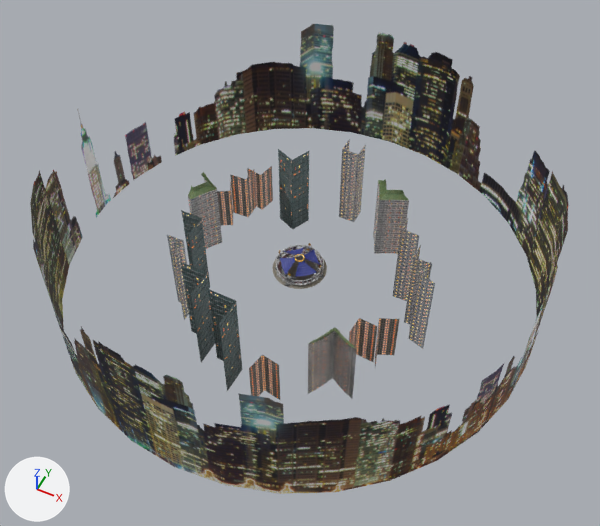
An edit to the FBX model Assets/Meshes/DestructionDerby/DestructionDerby_Arena_MAP.fbx, drawn before and after from the same camera.
One viewpoint serves both versions: a 50 mm camera at (482.0, -962.0, 1217.0) aimed at (18.0, -35.0, 58.0). Every picture has the same lights, and +X, +Y and +Z are marked at lower left. Where no turn or scale is listed for an object, it has been applied to the vertices.

In view in the first picture: 'Building1Group', 'Building1Group2', 'Building1Group3', 'Building1Group4', 'Building1Group5', 'Building1Group6', 'Building2Group', 'Building2Group.001', 'Building2Group2', 'Building2Group3', 'Building2Group4', 'Building3Group', 'Building3Group1', 'Building3Group2', 'Building4Group', 'Building4Group2', 'Building4Group3', 'Building4Group4', 'OutterCityBackground'.
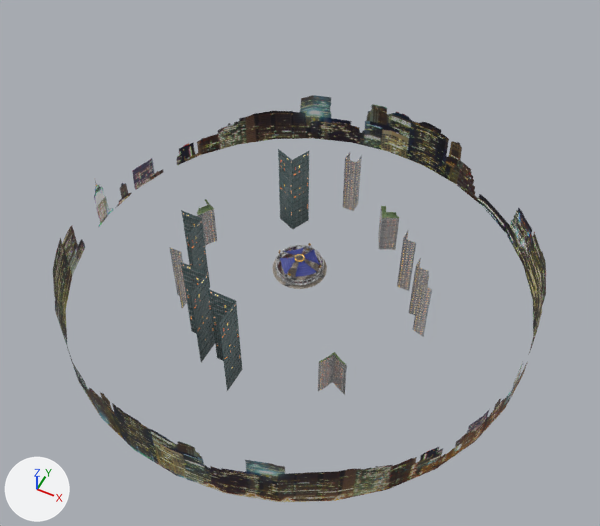
Where the change shows, as pixel boxes (x1, y1, x2, y2) in the pictures (600 x 526 px):
'OutterCityBackground', moved, rescaled (9% narrower, 13% shorter)
    before: (30, 24, 569, 494)
    after: (53, 95, 546, 502)
'Building3Group2', moved, rescaled (40% narrower, 40% shorter)
    before: (308, 327, 357, 399)
    after: (318, 352, 347, 395)
'Building3Group1', moved, rescaled (41% narrower, 41% shorter)
    before: (373, 179, 409, 254)
    after: (378, 206, 399, 250)
'Building2Group3', rescaled (29% narrower, 29% shorter)
    before: (339, 139, 366, 222)
    after: (343, 152, 362, 211)
'Building3Group', moved, rescaled (40% narrower, 38% shorter)
    before: (188, 172, 222, 249)
    after: (197, 199, 217, 246)
'Building2Group2', rescaled (29% narrower, 30% shorter)
    before: (408, 261, 435, 349)
    after: (413, 275, 432, 336)
'Building2Group', rescaled (31% narrower, 27% shorter)
    before: (392, 218, 420, 301)
    after: (397, 231, 416, 291)
'Building1Group6', deleted
    before: (249, 355, 280, 400)
'Building1Group2', deleted
    before: (230, 169, 256, 217)
'Building1Group5', deleted
    before: (349, 318, 377, 362)
'Building2Group4', rescaled
    before: (167, 235, 189, 320)
    after: (169, 247, 187, 308)
'Building2Group.001', rescaled (28% narrower, 28% shorter)
    before: (404, 245, 432, 324)
    after: (409, 258, 429, 315)
'Building1Group4', deleted
    before: (375, 318, 400, 366)
'Building1Group', deleted
    before: (247, 166, 273, 209)
'Building1Group3', deleted
    before: (217, 181, 233, 225)

Diff of the bpy script that builds the scene:
```diff
--- a/Assets/Meshes/DestructionDerby/DestructionDerby_Arena_MAP.fbx.py
+++ b/Assets/Meshes/DestructionDerby/DestructionDerby_Arena_MAP.fbx.py
@@ ob_building1group @@
-ob_building1group = bpy.data.objects.new('Building1Group', me_cube_028)
-ob_building1group.location = (-157.0, 132.0, -14.0)
@@ ob_building1group2 @@
-ob_building1group2 = bpy.data.objects.new('Building1Group2', me_cube_003)
-ob_building1group2.location = (-173.0, 97.0, -14.0)
@@ ob_building1group3 @@
-ob_building1group3 = bpy.data.objects.new('Building1Group3', me_cube_008)
-ob_building1group3.location = (-203.0, 70.0, -29.0)
@@ ob_building3group @@
 ob_building3group = bpy.data.objects.new('Building3Group', me_cube_037)
-ob_building3group.location = (-209.0, 7.0, 52.0)
+ob_building3group.location = (-209.0, 7.0, 24.0)
+ob_building3group.scale = (0.603, 0.603, 0.603)
@@ ob_building3group1 @@
 ob_building3group1 = bpy.data.objects.new('Building3Group1', me_cube_052)
-ob_building3group1.location = (119.0, 152.0, 52.0)
+ob_building3group1.location = (119.0, 152.0, 24.0)
+ob_building3group1.scale = (0.603, 0.603, 0.603)
@@ ob_building3group2 @@
 ob_building3group2 = bpy.data.objects.new('Building3Group2', me_cube_053)
-ob_building3group2.location = (171.0, -210.0, 52.0)
+ob_building3group2.location = (171.0, -210.0, 24.0)
+ob_building3group2.scale = (0.603, 0.603, 0.603)
@@ ob_building1group5 @@
-ob_building1group5 = bpy.data.objects.new('Building1Group5', me_cube_017)
-ob_building1group5.location = (185.0, -131.0, -26.0)
@@ ob_building2group @@
 ob_building2group.location = (198.0, 61.0, 58.0)
+ob_building2group.scale = (0.719, 0.719, 0.719)
@@ ob_building1group4 @@
-ob_building1group4 = bpy.data.objects.new('Building1Group4', me_cube_010)
-ob_building1group4.location = (219.0, -111.0, -26.0)
@@ ob_building2group2 @@
 ob_building2group2.location = (262.0, -27.0, 58.0)
+ob_building2group2.scale = (0.719, 0.719, 0.719)
@@ ob_outtercitybackground @@
 ob_outtercitybackground = bpy.data.objects.new('OutterCityBackground', me_sphere)
-ob_outtercitybackground.location = (0.0, 0.0, 0.0)
+ob_outtercitybackground.location = (0.0, 0.0, -45.0)
+ob_outtercitybackground.scale = (1.0, 1.0, 0.449)
@@ ob_building2group4 @@
 ob_building2group4.location = (-169.0, -171.0, 58.0)
+ob_building2group4.scale = (0.719, 0.719, 0.719)
@@ ob_building1group6 @@
-ob_building1group6 = bpy.data.objects.new('Building1Group6', me_cube_019)
-ob_building1group6.location = (71.0, -275.0, -26.0)
@@ ob_building2group3 @@
 ob_building2group3.location = (13.0, 212.0, 58.0)
+ob_building2group3.scale = (0.719, 0.719, 0.719)
@@ ob_building2group_001 @@
 ob_building2group_001.rotation_euler = (0.0, 0.0, -0.00683)  # degrees (0, 0, -0.4)
+ob_building2group_001.scale = (0.719, 0.719, 0.719)
```
